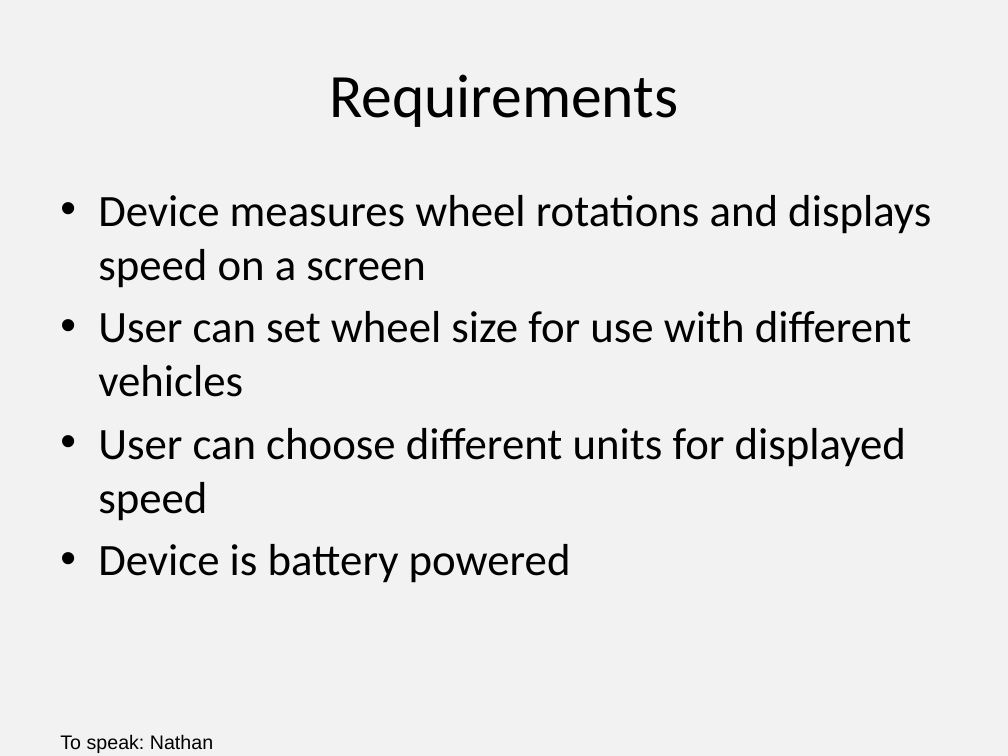
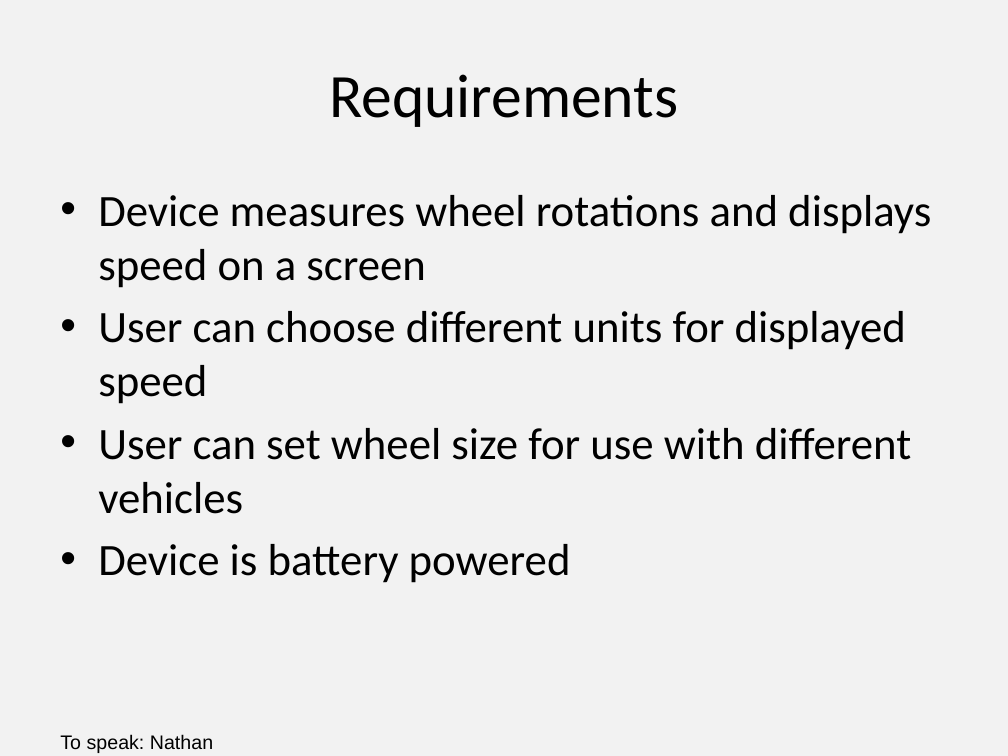
Before and after one commit to ECE411Team15/Speedometer, a slide deck: slide 6 of Presentation/Team15_Presentation_3.0.pptx. Drawn at 1008x756 pixels with LibreOffice and Linux fonts; fonts in the diff are those of the drawing. Boxes give left, top, right and bottom in pixels: in the first picture for what was removed or moved away, otherwise in the second. Text is boxed around its words. In the diff, an @@ line names an element or a change of style, - is before the commit and + after.

```diff
--- a/Presentation/Team15_Presentation_3.0.pptx
+++ b/Presentation/Team15_Presentation_3.0.pptx
@@ text at (98,311,906,404): paragraph added @@
+• User can choose different units for displayed speed
@@ text at (98,428,906,521): paragraph removed @@
-• User can choose different units for displayed speed
```
